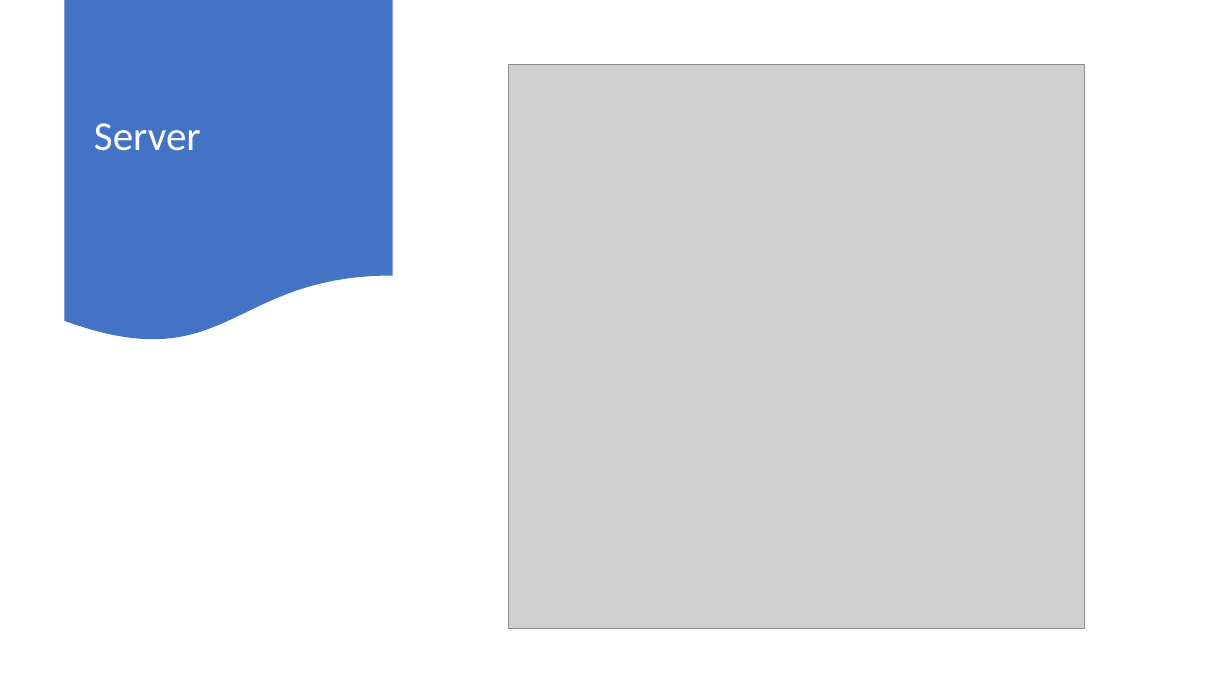
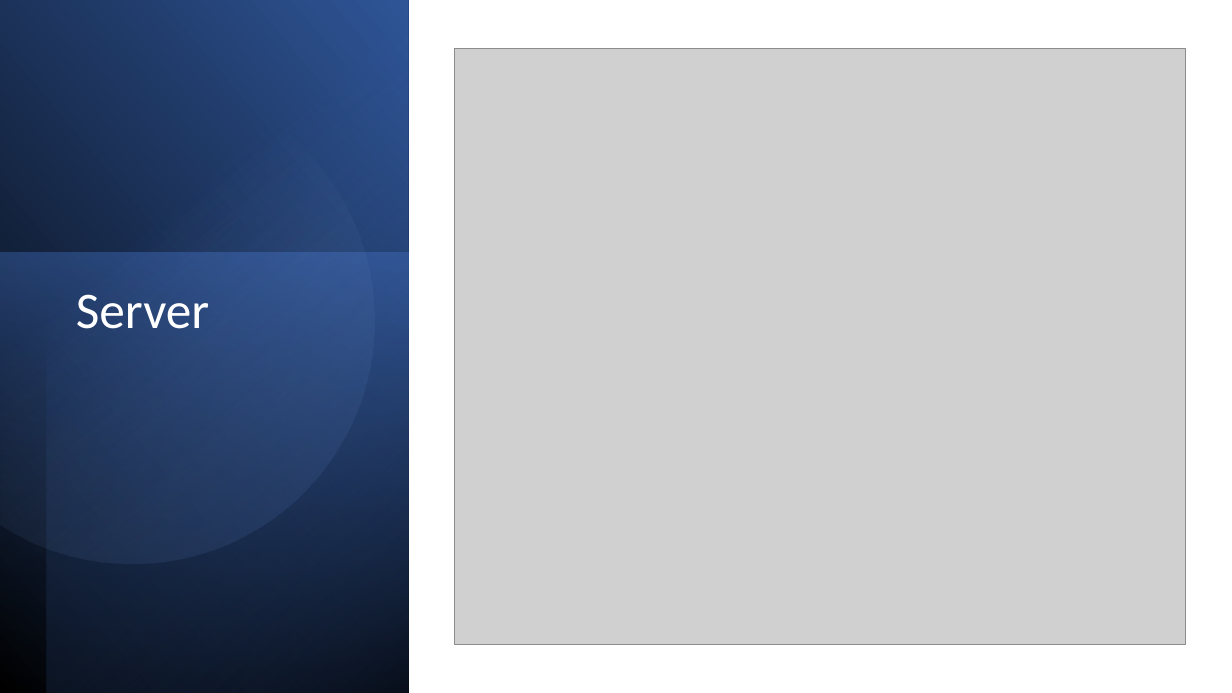
Before and after one commit to quangnguyen37/CS-401-Final-project, a slide deck: slide 2 of ClassDiagrams.pptx. Drawn at 1232x693 pixels with LibreOffice and Linux fonts; fonts in the diff are those of the drawing; grey boxes stand for pictures. Boxes give left, top, right and bottom in pixels: in the first picture for what was removed or moved away, otherwise in the second. Text is boxed around its words. In the diff, an @@ line names an element or a change of style, - is before the commit and + after.

```diff
--- a/ClassDiagrams.pptx
+++ b/ClassDiagrams.pptx
@@ rectangle added at box(0, 0, 409, 693), fill gradient #000000 to #2F5597 @@
@@ rectangle added at box(46, 0, 409, 693), fill gradient #000000 to #4472C4 @@
@@ flow chart document removed at box(65, 0, 393, 344) @@
@@ freeform shape added at box(0, 48, 419, 607), fill gradient #8FAADC to #2F5597 @@
@@ picture: place and size @@
-picture at box(509, 65, 1085, 628)
+picture at box(455, 48, 1185, 645)
@@ rectangle added at box(0, 253, 409, 693), fill gradient #4472C4 to #203864 @@
@@ title "Server": place and size @@
-title "Server" at box(94, 123, 201, 151)
+title "Server" at box(76, 294, 209, 329)
@@ title "Server" at box(76, 294, 209, 329): size 32 to 40 pt; vertical alignment middle to top @@
```
Also in this commit, not shown: 2 other slides changed, 1 other file.
